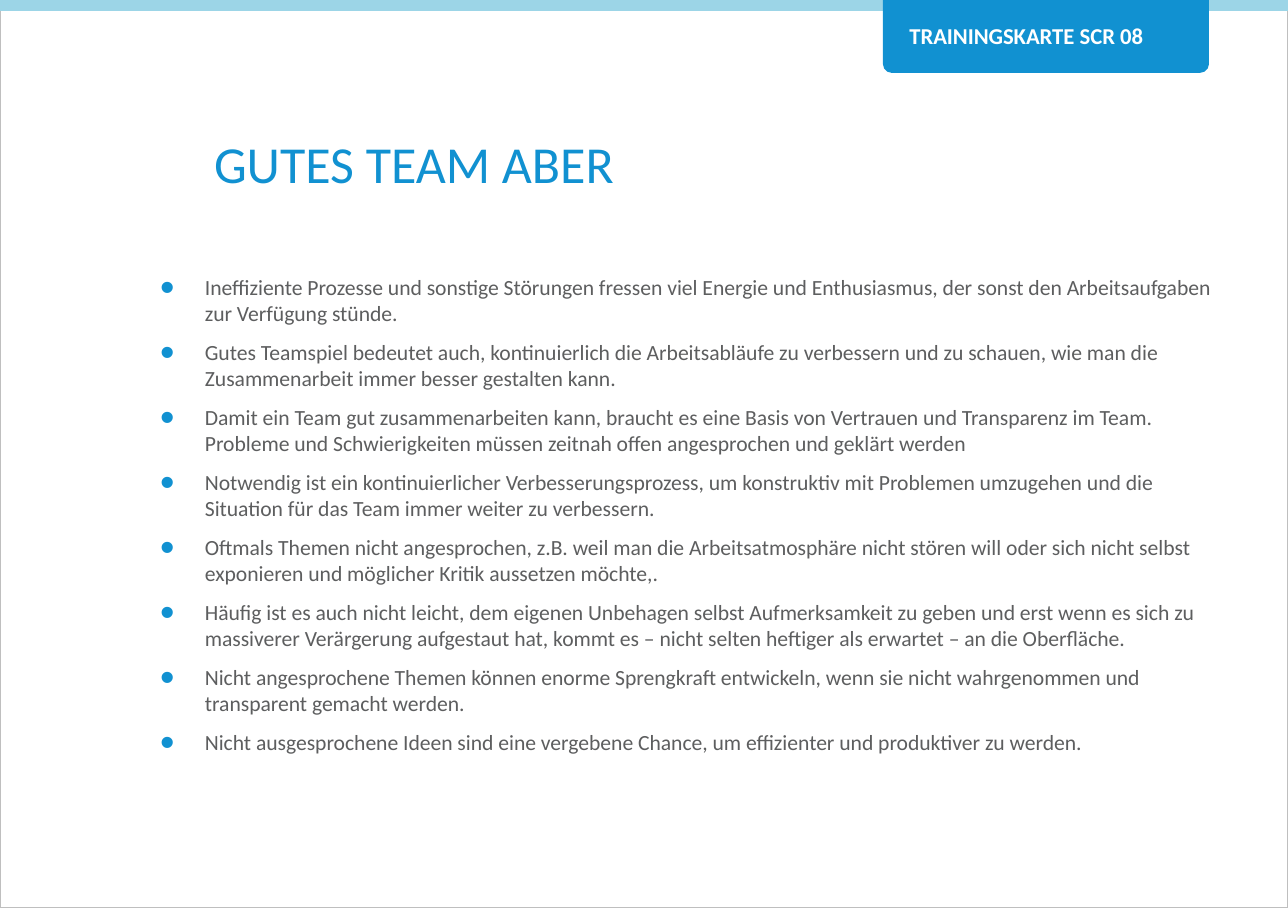
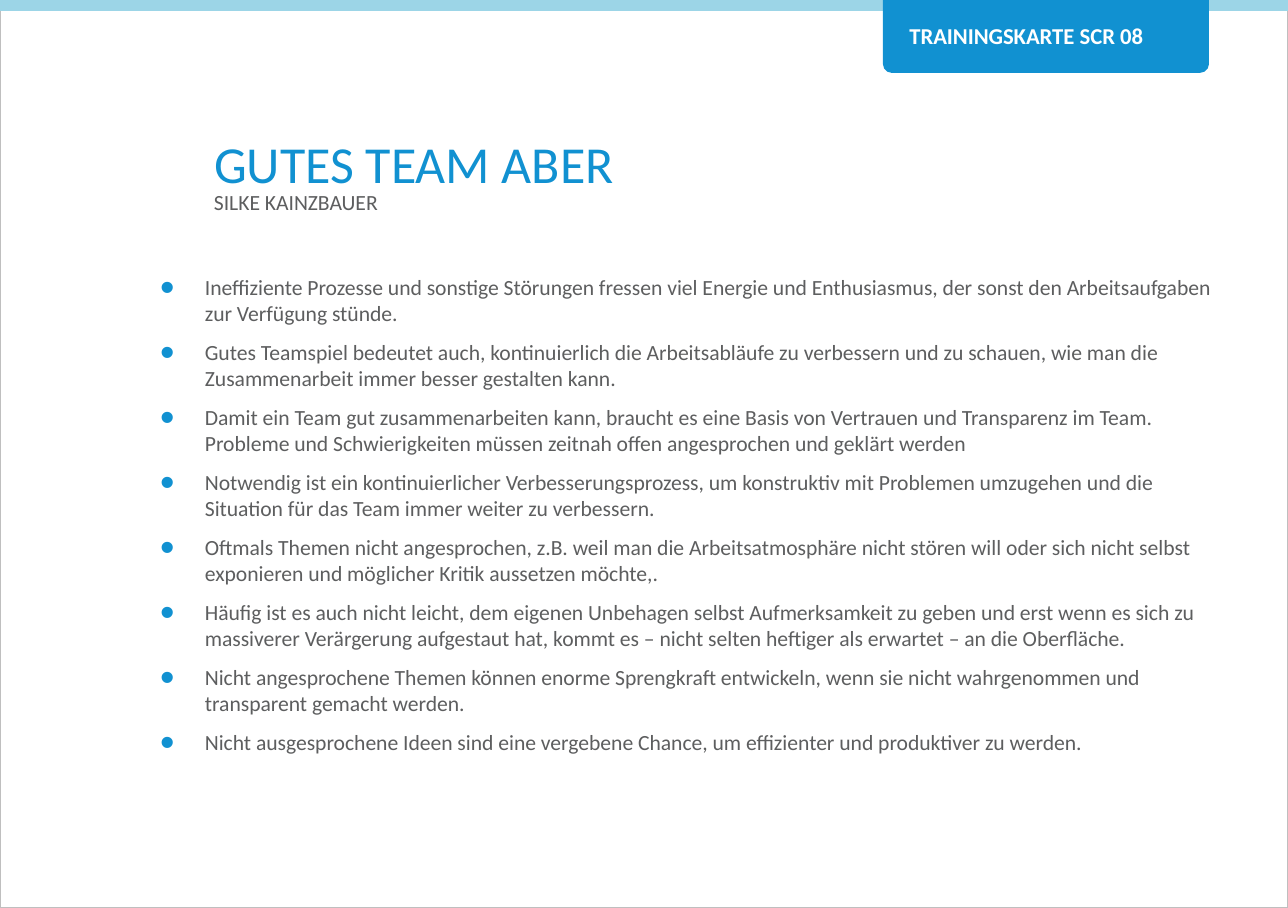
Before and after one commit to Teamtool/training-materials, a slide deck: slide 1 of training-cards/agile moves/Scrum (SCR)/ger/apprentice/ger_SCR_08_Good_Team_BUT_AM_A.pptx. Drawn at 1288x908 pixels with LibreOffice and Linux fonts; fonts in the diff are those of the drawing; background and template pictures are left out. Boxes give left, top, right and bottom in pixels: in the first picture for what was removed or moved away, otherwise in the second. Text is boxed around its words. In the diff, an @@ line names an element or a change of style, - is before the commit and + after.

```diff
--- a/training-cards/agile moves/Scrum (SCR)/ger/apprentice/ger_SCR_08_Good_Team_BUT_AM_A.pptx
+++ b/training-cards/agile moves/Scrum (SCR)/ger/apprentice/ger_SCR_08_Good_Team_BUT_AM_A.pptx
@@ text added at (214, 196, 378, 210), 10 pt, text #5D5E5F @@
+SILKE KAINZBAUER
```
Also in this commit, not shown: 1 other slide changed, 3 other files.
